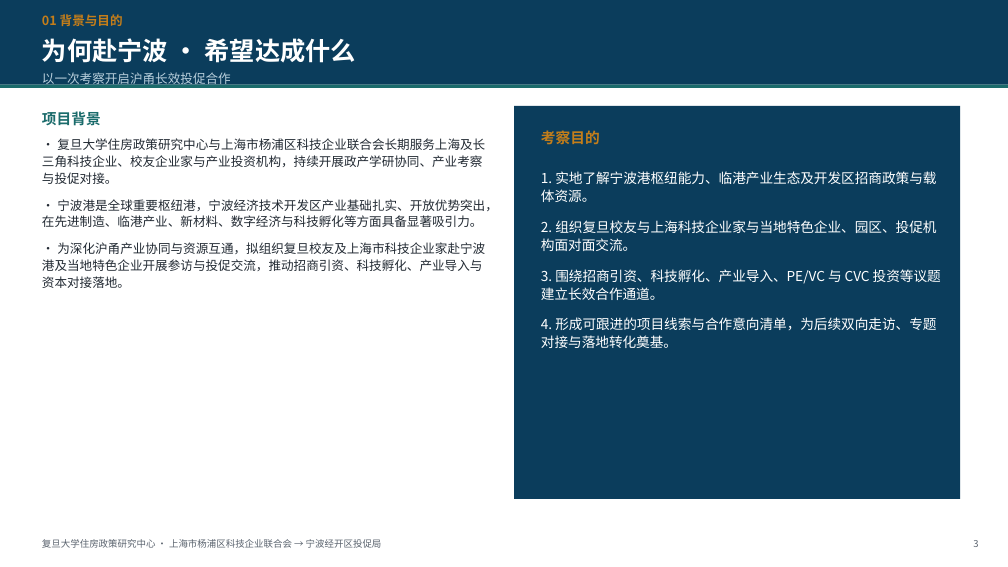
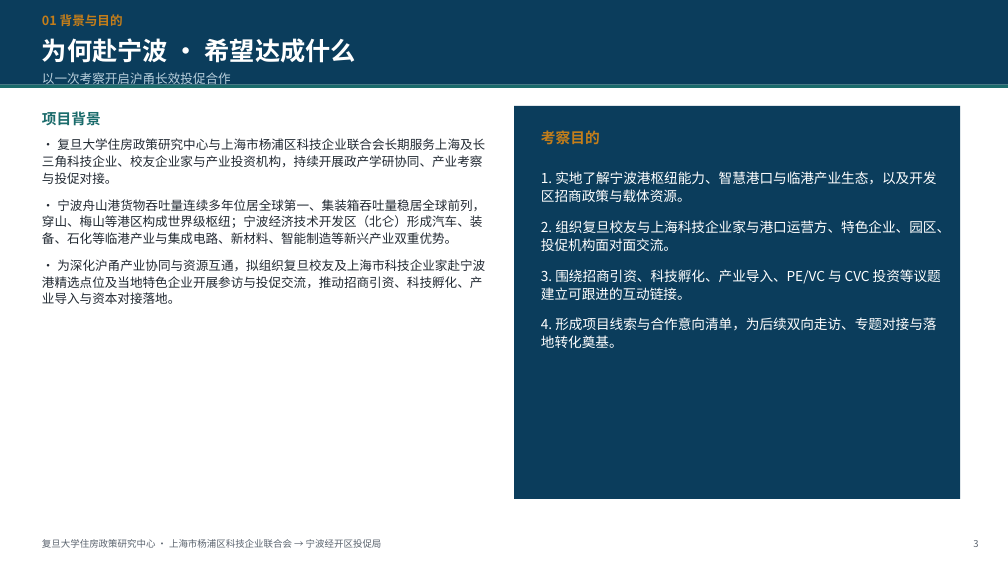
Before and after one commit to hujigang2010-maker/AIDEN, a slide deck: slide 3 of output/赴宁波港及宁波经济技术开发区考察交流策划案.pptx. Drawn at 1008x567 pixels with LibreOffice and Linux fonts; fonts in the diff are those of the drawing. Boxes give left, top, right and bottom in pixels: in the first picture for what was removed or moved away, otherwise in the second. Text is boxed around its words. In the diff, an @@ line names an element or a change of style, - is before the commit and + after.

```diff
--- a/output/赴宁波港及宁波经济技术开发区考察交流策划案.pptx
+++ b/output/赴宁波港及宁波经济技术开发区考察交流策划案.pptx
@@ text at box(541, 171, 950, 348): text changed @@
-1. 实地了解宁波港枢纽能力、临港产业生态及开发区招商政策与载体资源。
-2. 组织复旦校友与上海科技企业家与当地特色企业、园区、投促机构面对面交流。
-3. 围绕招商引资、科技孵化、产业导入、PE/VC 与 CVC 投资等议题建立长效合作通道。
-4. 形成可跟进的项目线索与合作意向清单，为后续双向走访、专题对接与落地转化奠基。
+1. 实地了解宁波港枢纽能力、智慧港口与临港产业生态，以及开发区招商政策与载体资源。
+2. 组织复旦校友与上海科技企业家与港口运营方、特色企业、园区、投促机构面对面交流。
+3. 围绕招商引资、科技孵化、产业导入、PE/VC 与 CVC 投资等议题建立可跟进的互动链接。
+4. 形成项目线索与合作意向清单，为后续双向走访、专题对接与落地转化奠基。
@@ text at box(42, 199, 485, 304): text changed @@
-· 宁波港是全球重要枢纽港，宁波经济技术开发区产业基础扎实、开放优势突出，在先进制造、临港产业、新材料、数字经济与科技孵化等方面具备显著吸引力。
-· 为深化沪甬产业协同与资源互通，拟组织复旦校友及上海市科技企业家赴宁波港及当地特色企业开展参访与投促交流，推动招商引资、科技孵化、产业导入与资本对接落地。
+· 宁波舟山港货物吞吐量连续多年位居全球第一、集装箱吞吐量稳居全球前列，穿山、梅山等港区构成世界级枢纽；宁波经济技术开发区（北仑）形成汽车、装备、石化等临港产业与集成电路、新材料、智能制造等新兴产业双重优势。
+· 为深化沪甬产业协同与资源互通，拟组织复旦校友及上海市科技企业家赴宁波港精选点位及当地特色企业开展参访与投促交流，推动招商引资、科技孵化、产业导入与资本对接落地。
```
Also in this commit, not shown: 11 other slides changed, 4 slides added, 1 slide removed, 7 other files.
